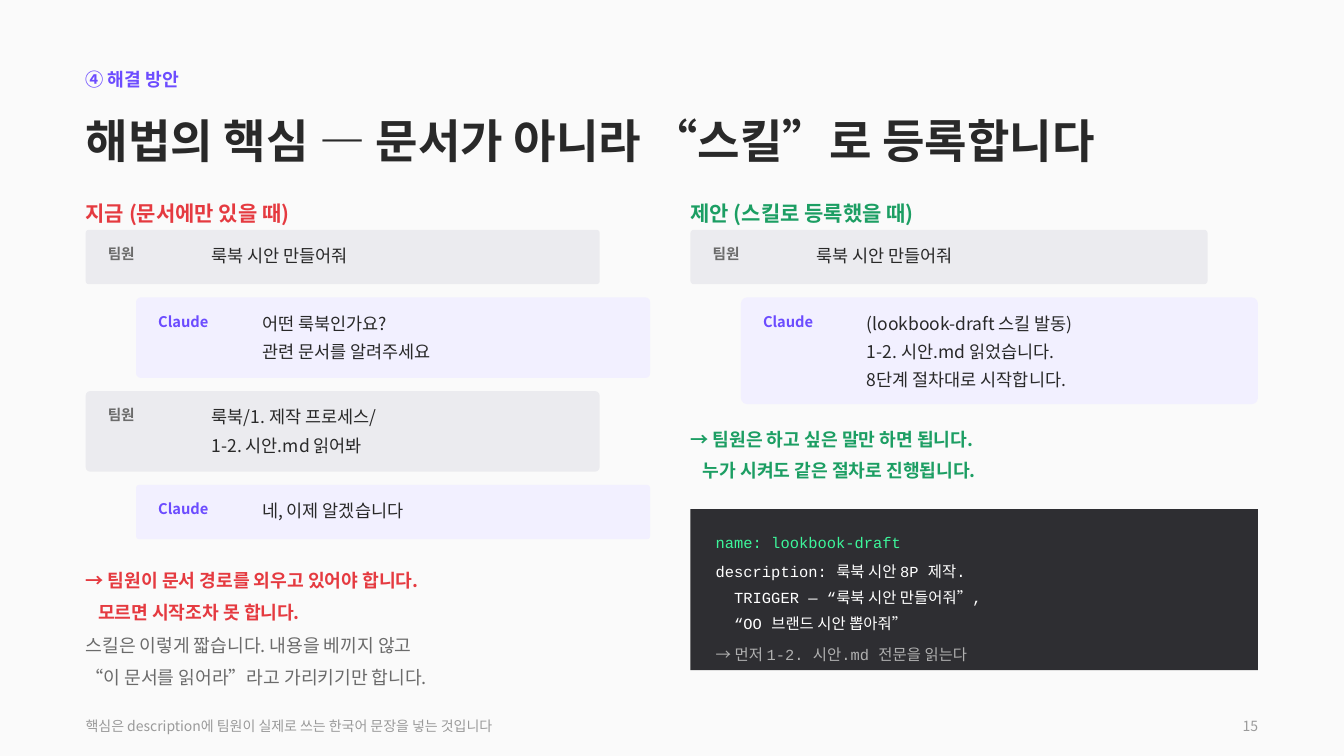
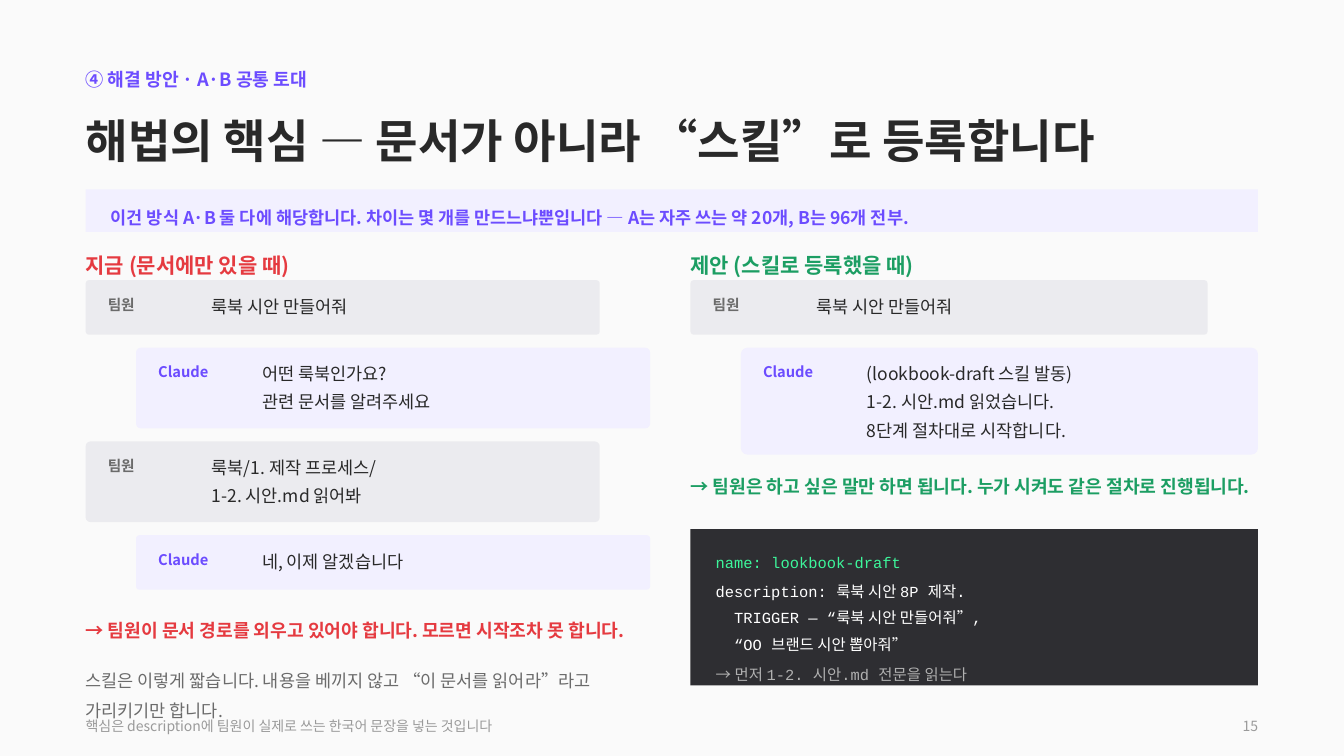
Before and after one commit to CdBd-in/design, a slide deck: slide 15 of CdBd 문서 체계 진단 및 개편 제안.pptx. Drawn at 1344x756 pixels with LibreOffice and Linux fonts; fonts in the diff are those of the drawing. Boxes give left, top, right and bottom in pixels: in the first picture for what was removed or moved away, otherwise in the second. Text is boxed around its words. In the diff, an @@ line names an element or a change of style, - is before the commit and + after.

```diff
--- a/CdBd 문서 체계 진단 및 개편 제안.pptx
+++ b/CdBd 문서 체계 진단 및 개편 제안.pptx
@@ text at [86,70,307,88]: text changed @@
-④ 해결 방안
+④ 해결 방안 · A·B 공통 토대
@@ rectangle added at [86,190,1258,232], fill #F2F0FF @@
@@ text added at [111,206,909,229], 12.5 pt, text #6C4CFF, bold @@
+이건 방식 A·B 둘 다에 해당합니다. 차이는 몇 개를 만드느냐뿐입니다 — A는 자주 쓰는 약 20개, B는 96개 전부.
@@ 14 texts, 6 rounded rectangles: place and size @@
-14 texts, 6 rounded rectangles at [86,203,1258,539]
+14 texts, 6 rounded rectangles at [86,255,1258,590]
@@ text at [713,477,1250,495]: text changed @@
-→ 팀원은 하고 싶은 말만 하면 됩니다.
-누가 시켜도 같은 절차로 진행됩니다.
+→ 팀원은 하고 싶은 말만 하면 됩니다. 누가 시켜도 같은 절차로 진행됩니다.
@@ rectangle: place and size @@
-rectangle at [691,509,1258,670]
+rectangle at [691,529,1258,686]
@@ text "name: lookbook-draft": place and size @@
-text "name: lookbook-draft" at [716,537,982,661]
+text "name: lookbook-draft" at [716,557,982,681]
@@ text at [108,621,624,639]: text changed @@
-→ 팀원이 문서 경로를 외우고 있어야 합니다.
-모르면 시작조차 못 합니다.
+→ 팀원이 문서 경로를 외우고 있어야 합니다. 모르면 시작조차 못 합니다.
@@ text at [86,672,591,722]: text changed; size 13 to 12.5 pt @@
-스킬은 이렇게 짧습니다. 내용을 베끼지 않고
-“이 문서를 읽어라”라고 가리키기만 합니다.
+스킬은 이렇게 짧습니다. 내용을 베끼지 않고 “이 문서를 읽어라”라고 가리키기만 합니다.
```
Also in this commit, not shown: 4 other slides changed, 1 other file.
